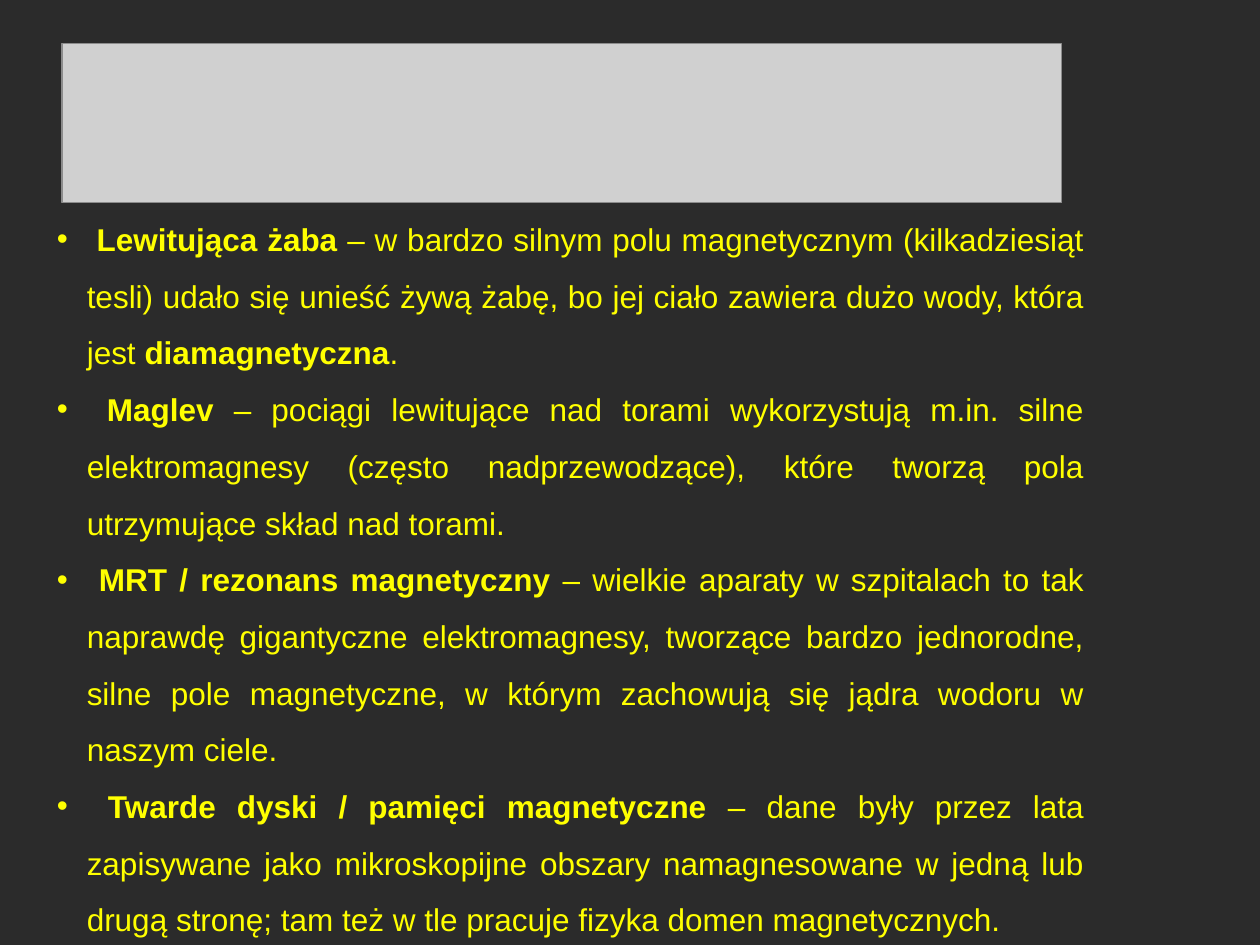
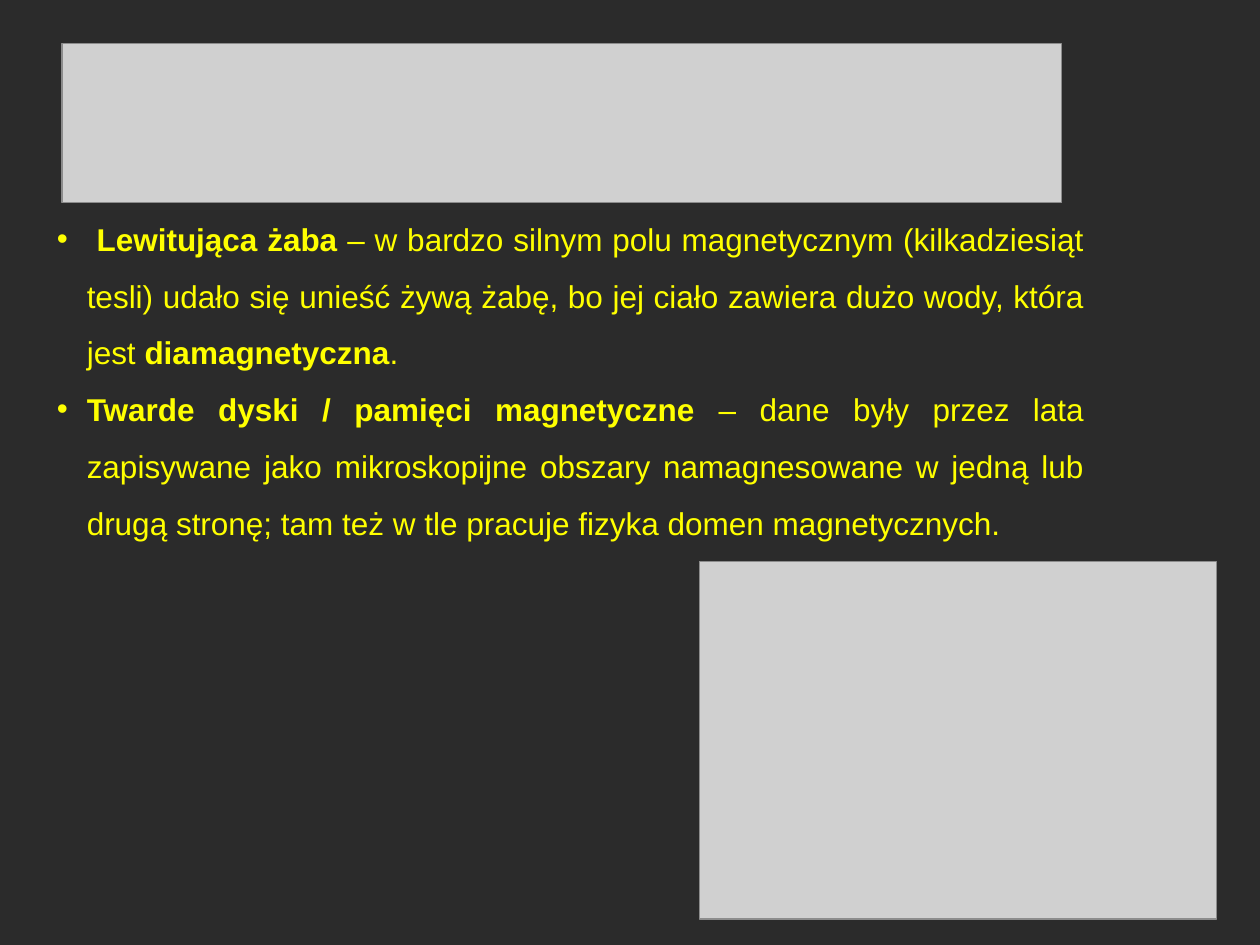
Before and after one commit to MichalMus/Fizyka-w-szkole, a slide deck: slide 19 of Magnetyzm i elektromagnetyzm/3.ELEKTROMAGNES I MAGNETYCZNE WŁAŚCIWOŚCI SUBSTANCJI.ppt (slide 20 before the commit). Drawn at 1260x945 pixels with LibreOffice and Linux fonts; fonts in the diff are those of the drawing; grey boxes stand for pictures; background and template pictures are left out; a plain dark background stands for a picture behind light text. Boxes give left, top, right and bottom in pixels: in the first picture for what was removed or moved away, otherwise in the second. Text is boxed around its words. In the diff, an @@ line names an element or a change of style, - is before the commit and + after.

```diff
--- a/Magnetyzm i elektromagnetyzm/3.ELEKTROMAGNES I MAGNETYCZNE WŁAŚCIWOŚCI SUBSTANCJI.ppt
+++ b/Magnetyzm i elektromagnetyzm/3.ELEKTROMAGNES I MAGNETYCZNE WŁAŚCIWOŚCI SUBSTANCJI.ppt
@@ text at (87,398,1084,767): paragraphs removed @@
-• Maglev – pociągi lewitujące nad torami wykorzystują m.in. silne elektromagnesy (często nadprzewodzące), które tworzą pola utrzymujące skład nad torami.
-• MRT / rezonans magnetyczny – wielkie aparaty w szpitalach to tak naprawdę gigantyczne elektromagnesy, tworzące bardzo jednorodne, silne pole magnetyczne, w którym zachowują się jądra wodoru w naszym ciele.
@@ picture added at (699,562,1216,920) @@
```
Also in this commit, not shown: 7 other slides changed, 2 slides added, 7 slides removed, 4 other files.
